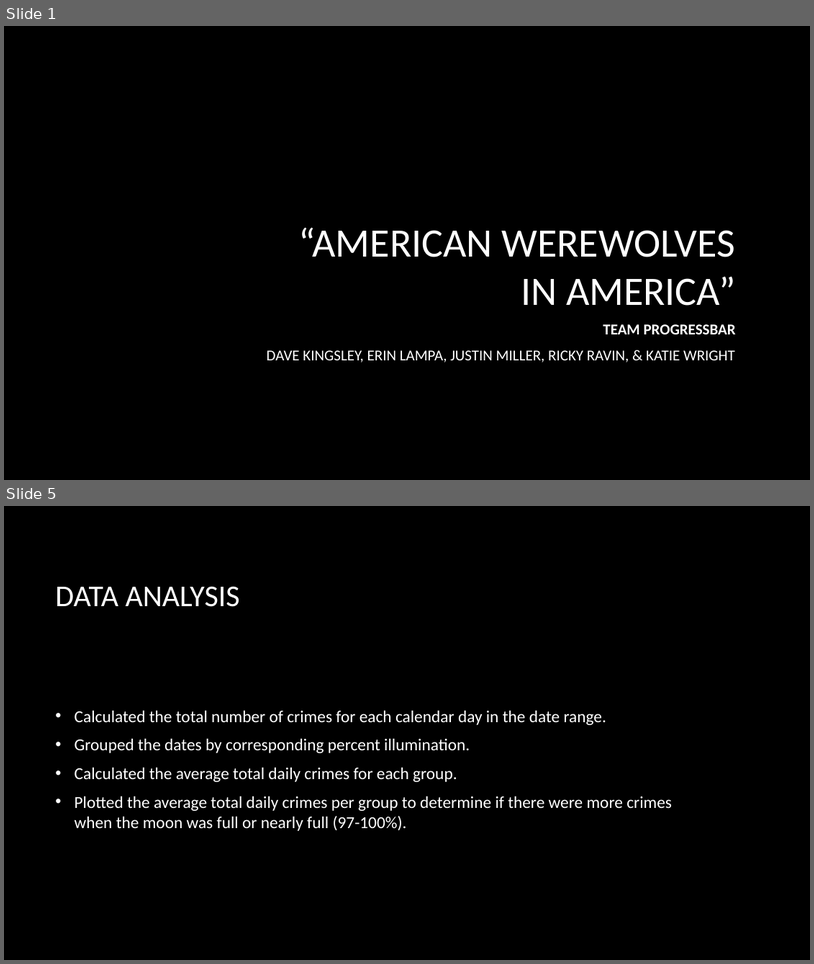
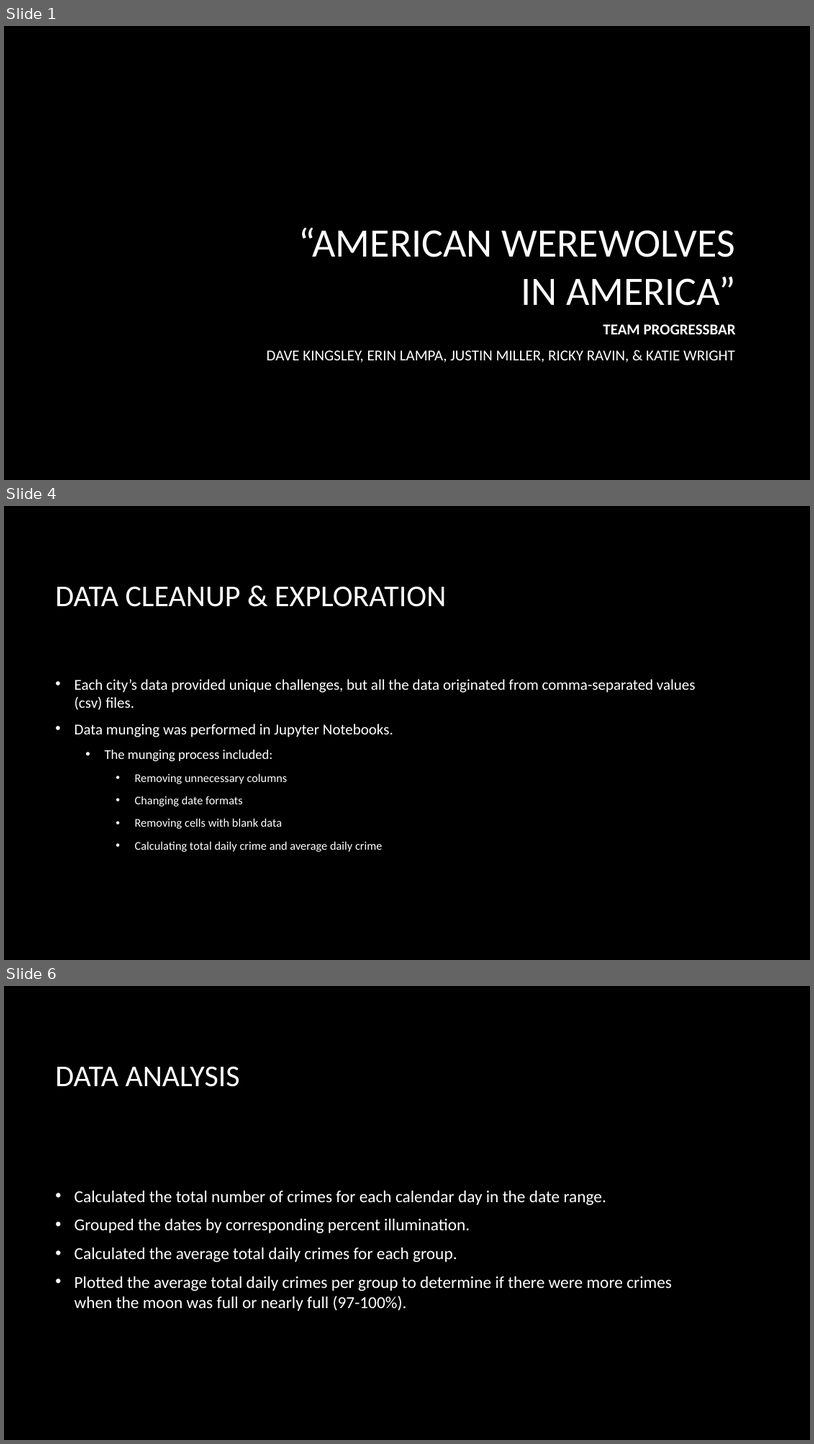
Before and after one commit to knwright/ProgressBar, a slide deck: Presentation.pptx. Shown one above the other, each under a label of ours: slides 1 and 5 before the commit, slides 1, 4 and 6 after it; the slides between them are not shown. The pictures are 814x964 and 814x1444 pixels, drawn with LibreOffice and Linux fonts; fonts in the diff are those of the drawing; background and template pictures are left out. Boxes give left, top, right and bottom in pixels: in the first picture for what was removed or moved away, otherwise in the second. Text is boxed around its words. In the diff, an @@ line names an element or a change of style, - is before the commit and + after.

```diff
--- a/Presentation.pptx
+++ b/Presentation.pptx
@@ slide 4 added at bbox=[4, 506, 810, 960], background picture (left out) @@
@@ title added at bbox=[55, 586, 446, 607], 36 pt, text #FFFFFF @@
+DATA CLEANUP & EXPLORATION
@@ text added at bbox=[75, 679, 696, 852], 18 pt, text #FFFFFF @@
+• Each city’s data provided unique challenges, but all the data originated from comma-separated values (csv) files.
+• Data munging was performed in Jupyter Notebooks.
+  • The munging process included:
+    • Removing unnecessary columns
+    • Changing date formats
+    • Removing cells with blank data
+    • Calculating total daily crime and average daily crime
@@ what was slide 5 is now slide 6 @@
```
Also in this commit, not shown: 3 slides changed, 3 other slides added, 1 slide removed.
